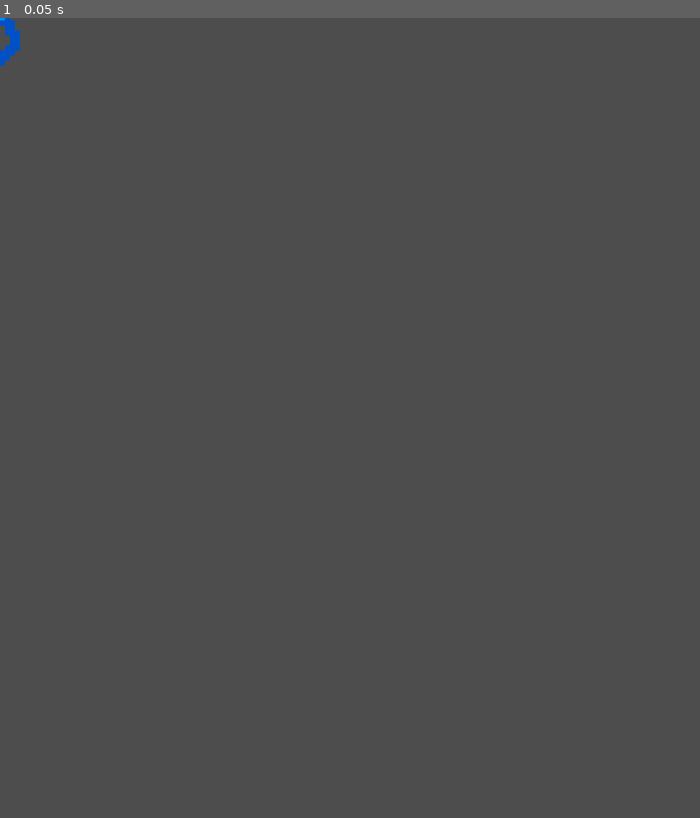
Above: before the commit, frame 1.
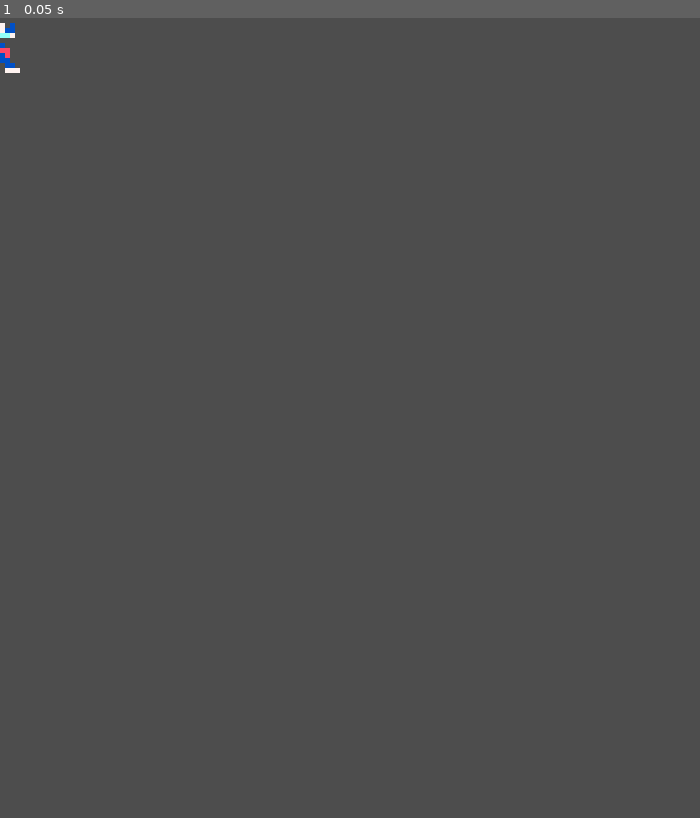
Above: after the commit, the same moment.

Repository: NebulaCoffee/SKG2026-score-gameshow
Game: Godot game, scene res://Scenes/player.tscn
Two runs of this game, one before a commit and one after it. Both use one fixed random seed, a clock stepped at 60 frames per second and the inputs below. This scene is started directly instead of the project's main scene.
Inputs:
- Up to frame 1 (0.05 s): no input

The runs differ from the first frame. In frame 1, 0.1% of the frame differs, in the area x 0-3%, y 0-7%.

Commit message:
Player setup

Diff:
--- a/Scenes/player.tscn
+++ b/Scenes/player.tscn
@@ -1,24 +1,72 @@
 [gd_scene format=3 uid="uid://y6fr4t71pqff"]
 
-[ext_resource type="Texture2D" uid="uid://bq1ss6oebnan7" path="res://Assets/2D/placeholderchar.png" id="1_v0iea"]
+[ext_resource type="Script" uid="uid://cw77017130l24" path="res://Scripts/player.gd" id="1_cvnsp"]
+[ext_resource type="Texture2D" uid="uid://bf00g8dpwvw7j" path="res://Assets/2D/playerchar2placehold.png" id="2_cvnsp"]
 
-[sub_resource type="AtlasTexture" id="AtlasTexture_cvnsp"]
-atlas = ExtResource("1_v0iea")
-region = Rect2(0, 0, 16, 25)
+[sub_resource type="AtlasTexture" id="AtlasTexture_6t5aa"]
+atlas = ExtResource("2_cvnsp")
+region = Rect2(0, 0, 24, 24)
+
+[sub_resource type="AtlasTexture" id="AtlasTexture_vgqql"]
+atlas = ExtResource("2_cvnsp")
+region = Rect2(48, 0, 24, 24)
+
+[sub_resource type="AtlasTexture" id="AtlasTexture_fkybt"]
+atlas = ExtResource("2_cvnsp")
+region = Rect2(24, 0, 24, 24)
+
+[sub_resource type="AtlasTexture" id="AtlasTexture_x3wgy"]
+atlas = ExtResource("2_cvnsp")
+region = Rect2(72, 0, 24, 24)
 
 [sub_resource type="SpriteFrames" id="SpriteFrames_ganen"]
 animations = [{
 "frames": [{
 "duration": 1.0,
-"texture": SubResource("AtlasTexture_cvnsp")
+"texture": SubResource("AtlasTexture_6t5aa")
 }],
 "loop": 1,
-"name": &"default",
+"name": &"idle",
+"speed": 5.0
+}, {
+"frames": [{
+"duration": 1.0,
+"texture": SubResource("AtlasTexture_vgqql")
+}],
+"loop": 2,
+"name": &"jump",
+"speed": 5.0
+}, {
+"frames": [{
+"duration": 1.0,
+"texture": SubResource("AtlasTexture_fkybt")
+}],
+"loop": 1,
+"name": &"running",
+"speed": 5.0
+}, {
+"frames": [{
+"duration": 1.0,
+"texture": SubResource("AtlasTexture_x3wgy")
+}],
+"loop": 1,
+"name": &"skid",
 "speed": 5.0
 }]
 
+[sub_resource type="RectangleShape2D" id="RectangleShape2D_ganen"]
+size = Vector2(12, 17)
+
 [node name="Player" type="Node2D" unique_id=854722899]
+script = ExtResource("1_cvnsp")
 
 [node name="AnimatedSprite2D" type="AnimatedSprite2D" parent="." unique_id=926354515]
 sprite_frames = SubResource("SpriteFrames_ganen")
-autoplay = "default"
+animation = &"idle"
+autoplay = "idle"
+
+[node name="CharacterBody2D" type="CharacterBody2D" parent="." unique_id=1240418747]
+
+[node name="CollisionShape2D" type="CollisionShape2D" parent="CharacterBody2D" unique_id=2085468993]
+position = Vector2(0, 3.5)
+shape = SubResource("RectangleShape2D_ganen")
--- /dev/null
+++ b/Scripts/player.gd
@@ -0,0 +1,9 @@
+extends Node2D
+
+@export var speed: int
+
+func _ready() -> void:
+	speed = 0
+
+func _process(delta: float) -> void:
+	pass
Binary file added: Assets/2D/playerchar2.png
Not shown, added: Assets/2D/playerchar2.png.import
Binary file added: Assets/2D/playerchar2placehold.png
Not shown, added: Assets/2D/playerchar2placehold.png.import
Not shown, added: Scripts/player.gd.uid
